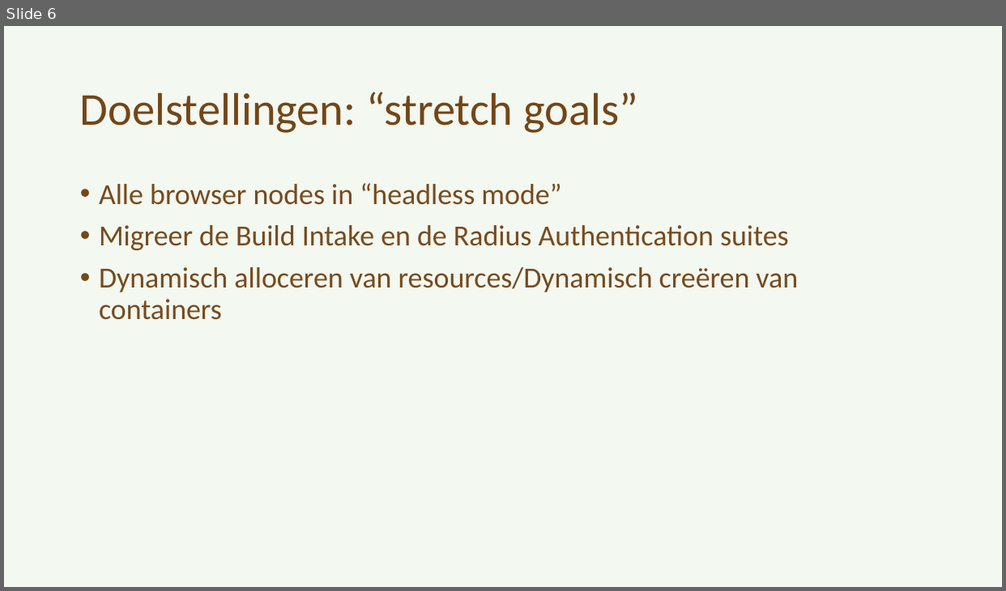
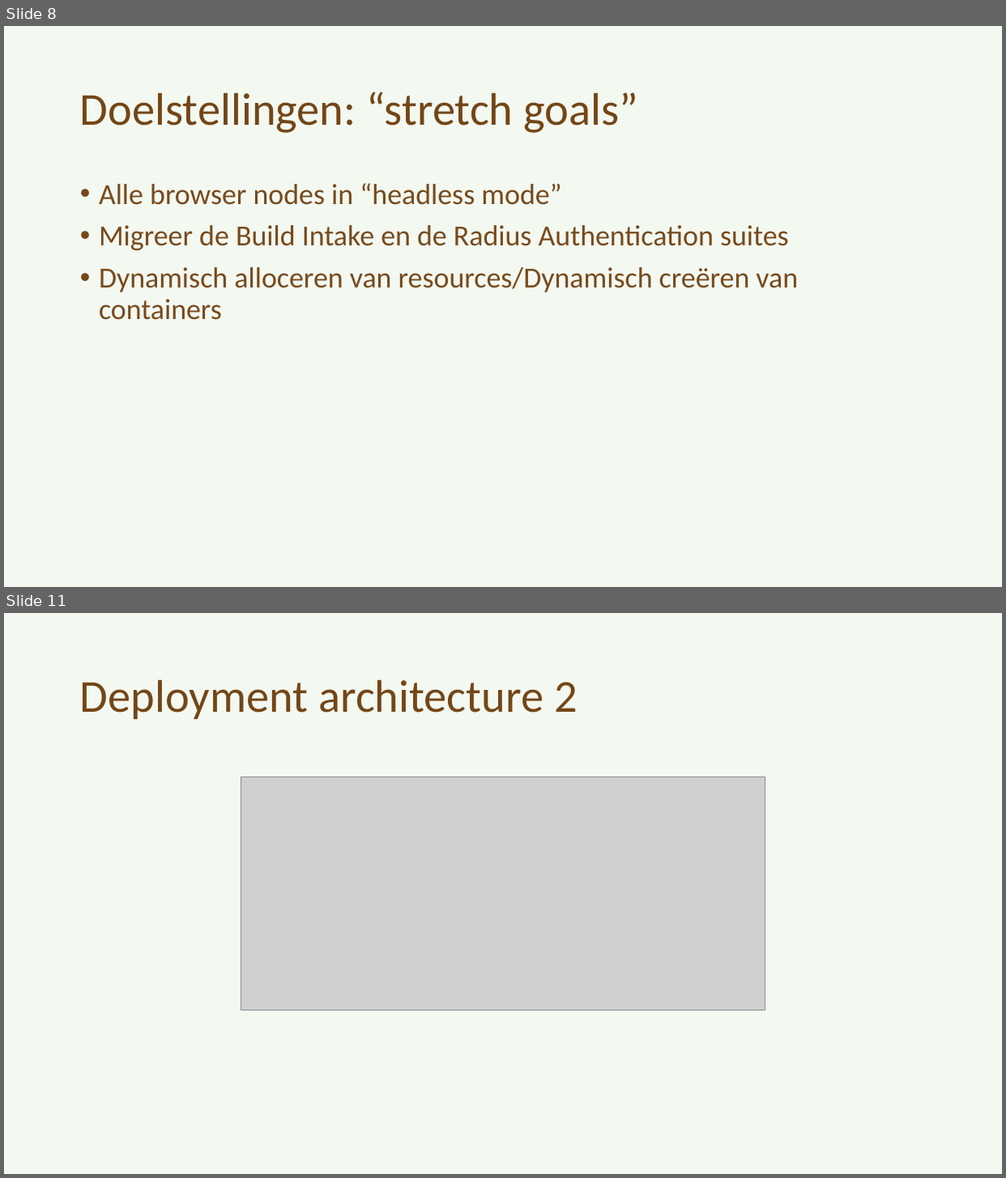
Before and after one commit to Arnonator/thesisDocs, a slide deck: Presentaties/tussentijdse_presentatie_arno_willaert.pptx. Shown one above the other, each under a label of ours: slide 6 before the commit, slides 8 and 11 after it; the slides between them are not shown. The pictures are 1006x591 and 1006x1178 pixels, drawn with LibreOffice and Linux fonts; fonts in the diff are those of the drawing; grey boxes stand for pictures. Boxes give left, top, right and bottom in pixels: in the first picture for what was removed or moved away, otherwise in the second. Text is boxed around its words. In the diff, an @@ line names an element or a change of style, - is before the commit and + after.

```diff
--- a/Presentaties/tussentijdse_presentatie_arno_willaert.pptx
+++ b/Presentaties/tussentijdse_presentatie_arno_willaert.pptx
@@ slide 11 added at [4, 613, 1002, 1174], background #70AD47 at 8% opacity @@
@@ title added at [80, 679, 577, 719], 44 pt, text #663300 at 90% opacity @@
+Deployment architecture 2
@@ picture added at [241, 777, 765, 1011] @@
@@ what was slide 6 is now slide 8 @@
```
Also in this commit, not shown: 3 slides changed, 9 other slides added, 15 other files.
